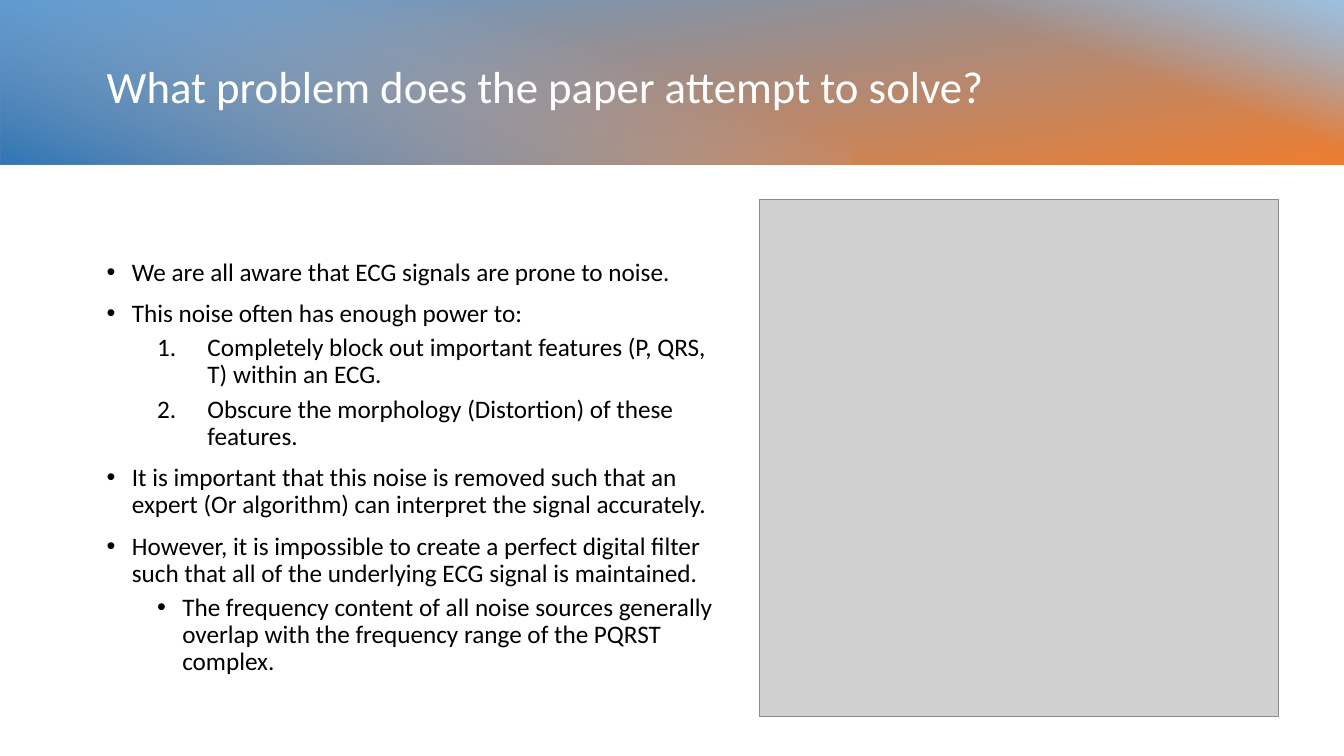
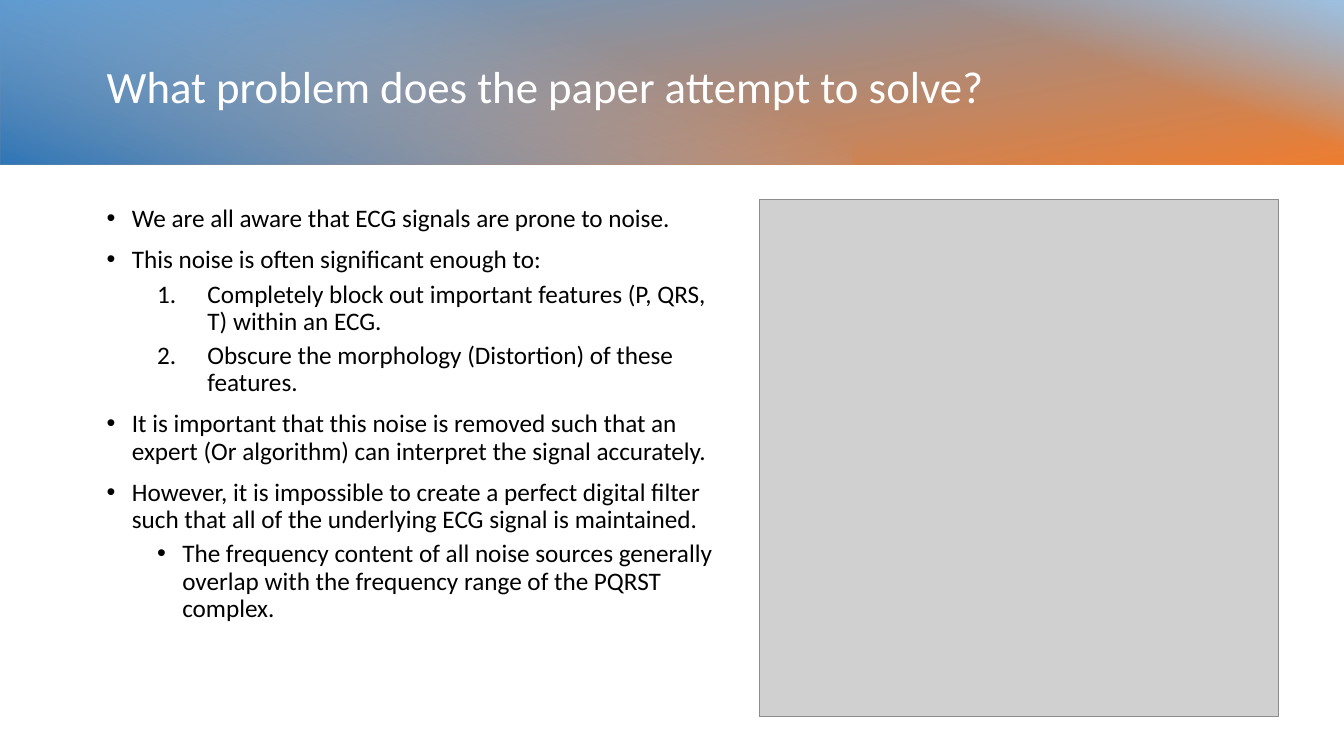
Before and after one commit to ben120-web/MSc-Project, a slide deck: slide 2 of Electrode Motion Denoising/reports/DeepLearningElectrodeMotionRemoval.pptx (slide 3 before the commit). Drawn at 1344x756 pixels with LibreOffice and Linux fonts; fonts in the diff are those of the drawing; grey boxes stand for pictures. Boxes give left, top, right and bottom in pixels: in the first picture for what was removed or moved away, otherwise in the second. Text is boxed around its words. In the diff, an @@ line names an element or a change of style, - is before the commit and + after.

```diff
--- a/Electrode Motion Denoising/reports/DeepLearningElectrodeMotionRemoval.pptx
+++ b/Electrode Motion Denoising/reports/DeepLearningElectrodeMotionRemoval.pptx
@@ text "We are all aware that ...": place and size @@
-text "We are all aware that ..." at box(132, 263, 712, 674)
+text "We are all aware that ..." at box(132, 209, 712, 621)
@@ text at box(132, 250, 541, 273): text changed @@
-• This noise often has enough power to:
+• This noise is often significant enough to:
```
Also in this commit, not shown: 6 other slides changed, 1 slide added, 2 slides removed, 1 other file.
